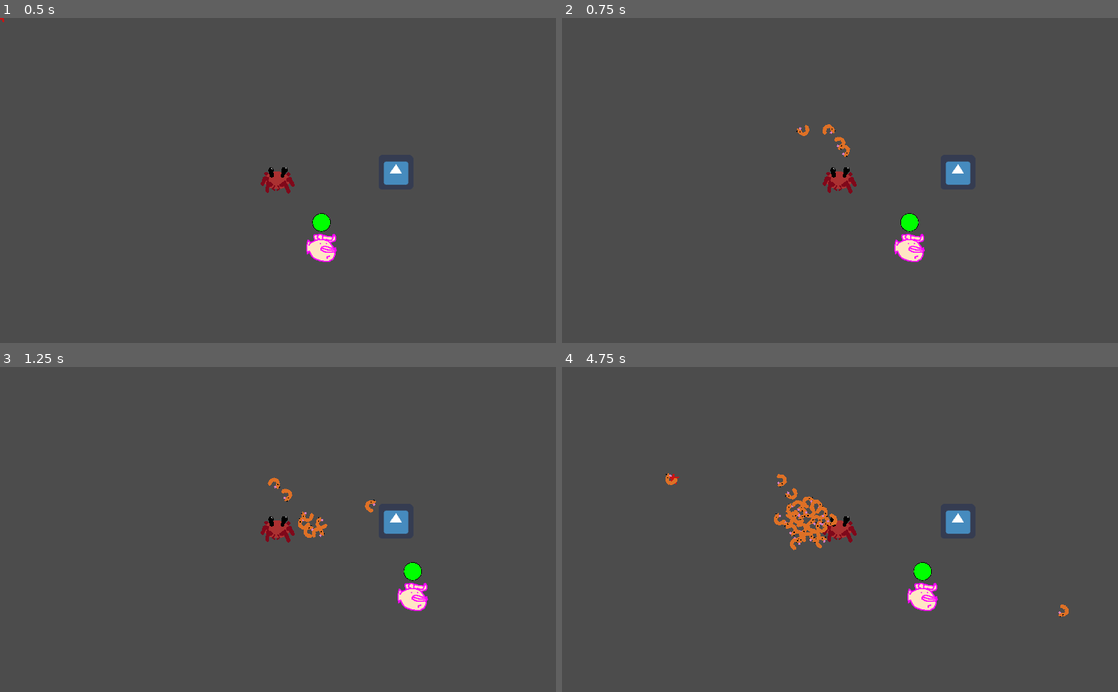
Above: before the commit, frames 1-4 (two rows, left to right).
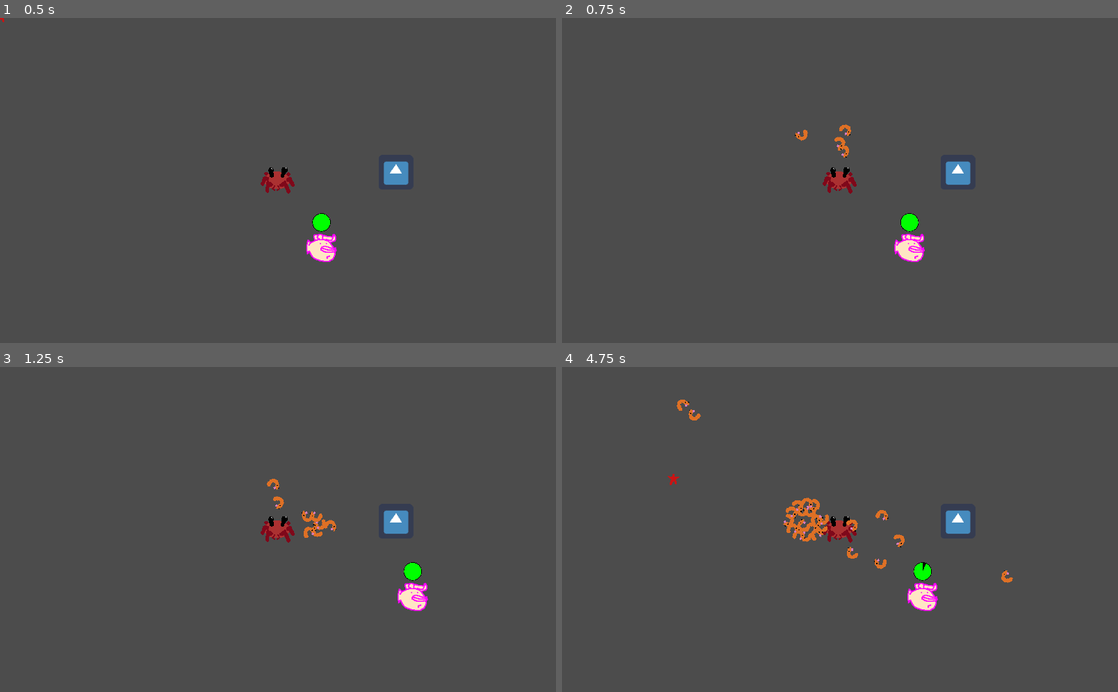
Above: after the commit, the same moments.

Repository: LightBoat9/GGJ2019
Game: Godot game, scene res://Levels/LevelTest.tscn
Two runs of this game, one before a commit and one after it. Both use one fixed random seed, a clock stepped at 60 frames per second and the inputs below. The engine's default icon, where the game draws it, is replaced by a stand-in: a white triangle on a blue panel in a dark square.
Inputs (mouse positions are in pixels of both pictures, inside the frame that each line leads up to):
- Up to frame 1 (0.5 s): no input
- Up to frame 2 (0.75 s): tap Enter (ui_accept) at 0.5, 0.6 s; move the mouse to (962, 164) at 0.52 s; hold Right (ui_right) from 0.53 s (still down); click (962, 164) at 0.67 s
- Up to frame 3 (1.25 s): keep holding Right (ui_right); tap Enter (ui_accept) at 0.77, 1.07 s
- Up to frame 4 (4.75 s): move the mouse to (728, 545) at 1.27 s; release Right (ui_right) at 1.28 s; hold Down (ui_down) 1.28-2.03 s; tap Enter (ui_accept) at 1.35, 1.52, 1.82, 2.1, 2.85, 3.02, 3.32, 3.6, 3.77, 4.07, 4.35, 4.52 s; click (728, 545) at 1.42 s; move the mouse to (895, 458) at 2.02 s; hold Right (ui_right) 2.03-2.78 s; click (895, 458) at 2.17 s; move the mouse to (812, 594) at 2.77 s; hold Up (ui_up) 2.78-3.53 s; click (812, 594) at 2.92 s; move the mouse to (1006, 578) at 3.52 s; hold Left (ui_left) from 3.53 s (still down); click (1006, 578) at 3.67 s; tap Escape (ui_cancel) at 4.15 s; move the mouse to (673, 480) at 4.27 s; click (673, 480) at 4.42 s

Frame 1 is identical in both runs. In frame 2, 0.2% of the frame differs, in the area x 41-52%, y 32-43%; in frame 3, 0.3%; in frame 4, 1.0%, in the area x 18-92%, y 10-77%.
Error after the commit: Attempt to call function 'assign_target' in base 'previously freed instance' on a null instance. (res://Actors/Crab/Scripts/ShrimpOrigin.gd:172)

Commit message:
Full Shrimp Launch functionality (for now)

Diff:
--- a/Actors/Crab/Scripts/ShrimpOrigin.gd
+++ b/Actors/Crab/Scripts/ShrimpOrigin.gd
@@ -87,10 +87,25 @@
 	inst.global_position = global_position - Vector2(100, 100)
 	shrimp.append(inst)
 	TopLevel.add_child(inst)
-
+	inst.shrimp_cursor = self
 
 	if (shrimp.size()>=totalRingCapacity):
 		append_ring_capacity()
+
+func add_shrimp_existing(var thisShrimp):
+	if (shrimp.size()>=max_shrimp):
+		return
+
+	shrimp.append(thisShrimp)
+	thisShrimp.shrimp_cursor = self
+
+	if (shrimp.size()>=totalRingCapacity):
+		append_ring_capacity()
+
+	update_ring_positions()
+	update_shrimp_targets()
+
+	pass
 
 #removes shrimp at index
 func remove_shrimp(var index):
@@ -108,10 +123,10 @@
 		return
 
 	var thisShrimp = remove_shrimp(index)
-	var launchDirection = get_global_mouse_position() - thisShrimp.global_position
-
-	thisShrimp.target_position = null
-	thisShrimp.velocity = launchDirection.clamped(thisShrimp.maxSpeed)
+	thisShrimp.launch(get_global_mouse_position())
+
+	update_ring_positions()
+	update_shrimp_targets()
 
 	print(thisShrimp.velocity)
 
@@ -119,14 +134,18 @@
 func get_outer_shrimp():
 	var crab = get_parent()
 
+
+	var maxCursorDistance = padding_per_ring * ringCapacity.size() + 5
 	var bestDistance = 0
 	var bestIndex = -1
 
 	for i in shrimp.size():
 		var thisShrimp = shrimp[i]
 		var thisDistance = crab.global_position.distance_to(thisShrimp.global_position)
-
-		if (thisDistance>bestDistance):
+		var thisCursorDistance = thisShrimp.global_position.distance_to(global_position)
+
+
+		if (thisCursorDistance <= maxCursorDistance && thisDistance>bestDistance):
 			bestDistance = thisDistance
 			bestIndex = i
 
--- a/Actors/Shrimp/Scripts/Shrimp.gd
+++ b/Actors/Shrimp/Scripts/Shrimp.gd
@@ -5,12 +5,17 @@
 
 var acceleration = 2
 var maxSpeed = 8
+var launchSpeed = 12
 var minSpin = 0.05
 var maxSpin = 0.25
 
+var swarmDamage = 0.1
+var launchDamage = 0.25
+
 var enemy_touching
+var shrimp_cursor = null
 
-enum States { DEFAULT, ATACKING }
+enum States { DEFAULT, ATACKING, LAUNCHING }
 var state = States.DEFAULT
 
 onready var area = $Area2D
@@ -28,18 +33,32 @@
 
 func _process(delta):
 	if enemy_touching and attack_timer.time_left == 0:
-		enemy_touching.shrimpInteract(0.1)
+		enemy_touching.shrimpInteract(swarmDamage)
 		attack_timer.start()
 
 func _physics_process(delta):
-	velocity = velocity_to_target()
-	velocity = velocity.clamped(maxSpeed)
+	if (state == States.LAUNCHING):
+		_launch_update()
+	else:
+		velocity = velocity_to_target()
+		velocity = velocity.clamped(maxSpeed)
 
 	var velocityMag = velocity.distance_to(Vector2())
 
 	rotation += lerp(minSpin, maxSpin, velocityMag/maxSpeed)
 
 	move_and_slide(velocity/delta)
+	if (state == States.LAUNCHING && get_slide_count()>0):
+		var slideCollide = get_slide_collision(get_slide_count()-1)
+
+		if (slideCollide != null):
+			var collider = slideCollide.collider
+
+			if collider.get_collision_layer_bit(0):
+				print("Cool")
+				_return_to_cursor()
+
+
 	pass
 
 func assign_target(var targ):
@@ -47,7 +66,7 @@
 	update()
 
 func velocity_to_target():
-	if (target_position == null):
+	if (state == States.LAUNCHING):
 		return velocity
 
 	var local_target = target_position - global_position
@@ -61,10 +80,34 @@
 
 	return final.clamped(0 if (finalClamp < 0.01) else finalClamp)
 
+func launch(var to):
+	var launchDirection = to - global_position
+	velocity = launchDirection.normalized() * launchSpeed
+	target_position = to
+	state = States.LAUNCHING
+
+func _launch_update():
+	var to_target = target_position - global_position
+	var targetMag = to_target.distance_to(Vector2())
+
+	var targetProjection = 0 if (targetMag == 0) else velocity.dot(to_target)/targetMag
+
+	if (targetProjection<=0):
+		_return_to_cursor()
+
+func _return_to_cursor():
+	if (shrimp_cursor != null):
+		shrimp_cursor.add_shrimp_existing(self)
+		state = States.DEFAULT
+
 func _body_entered(body):
 	if body.is_in_group('Enemies'):
 		enemy_touching = body
 
+		if (state == States.LAUNCHING):
+			enemy_touching.shrimpInteract(launchDamage)
+			_return_to_cursor()
+
 func _body_exited(body):
 	if body.is_in_group('Enemies'):
 		enemy_touching = null
--- a/Actors/Shrimp/Shrimp.tscn
+++ b/Actors/Shrimp/Shrimp.tscn
@@ -13,7 +13,7 @@
 custom_solver_bias = 0.0
 radius = 16.0
 
-[node name="Shrimp" type="KinematicBody2D" index="0"]
+[node name="Shrimp" type="KinematicBody2D"]
 
 input_pickable = false
 collision_layer = 0
